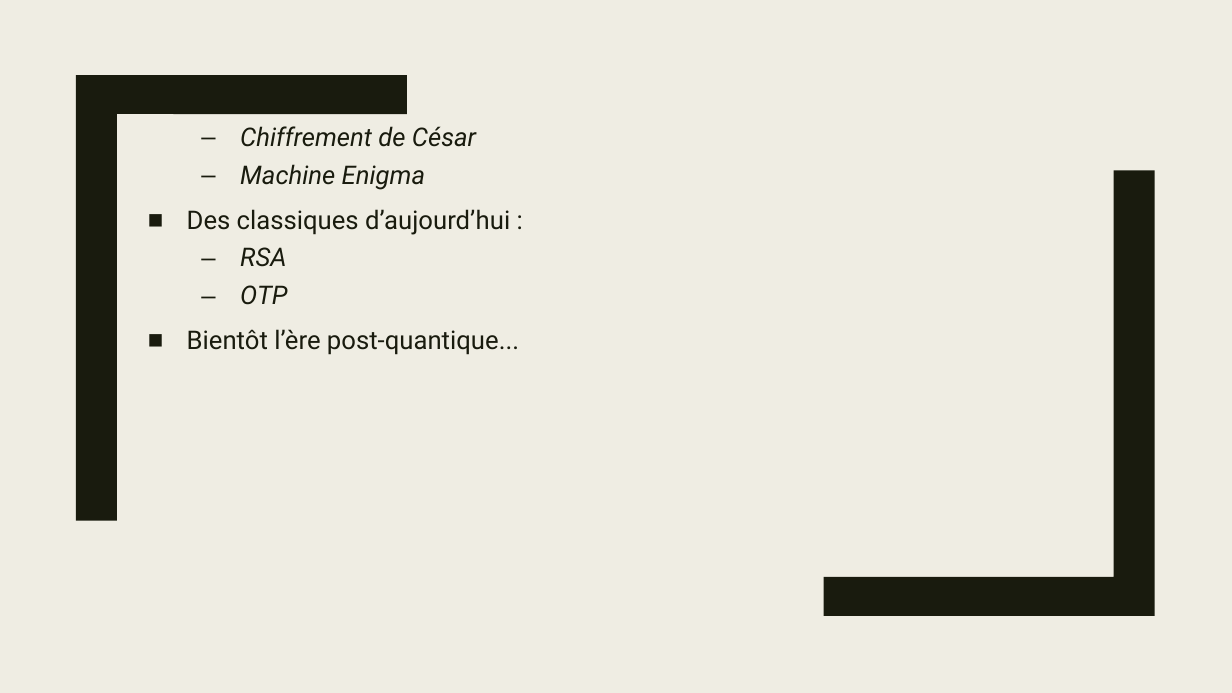
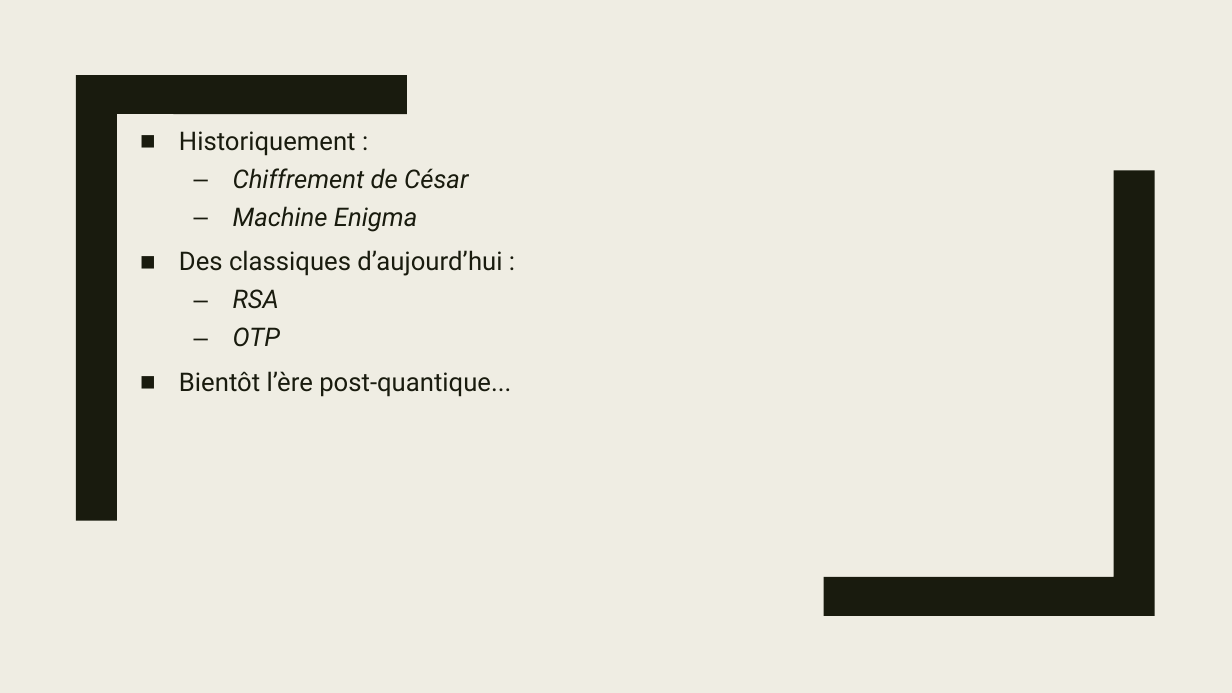
Before and after one commit to Chaman-veteran/wocsa_crypto, a slide deck: slide 4 of presentation.pptx. Drawn at 1232x693 pixels with LibreOffice and Linux fonts; fonts in the diff are those of the drawing. Boxes give left, top, right and bottom in pixels: in the first picture for what was removed or moved away, otherwise in the second. Text is boxed around its words. In the diff, an @@ line names an element or a change of style, - is before the commit and + after.

```diff
--- a/presentation.pptx
+++ b/presentation.pptx
@@ text "Historiquement :" rewrapped from box(187, 114, 519, 355) to box(179, 131, 511, 397) @@
```
Also in this commit, not shown: 5 other slides changed, 3 slides added.
